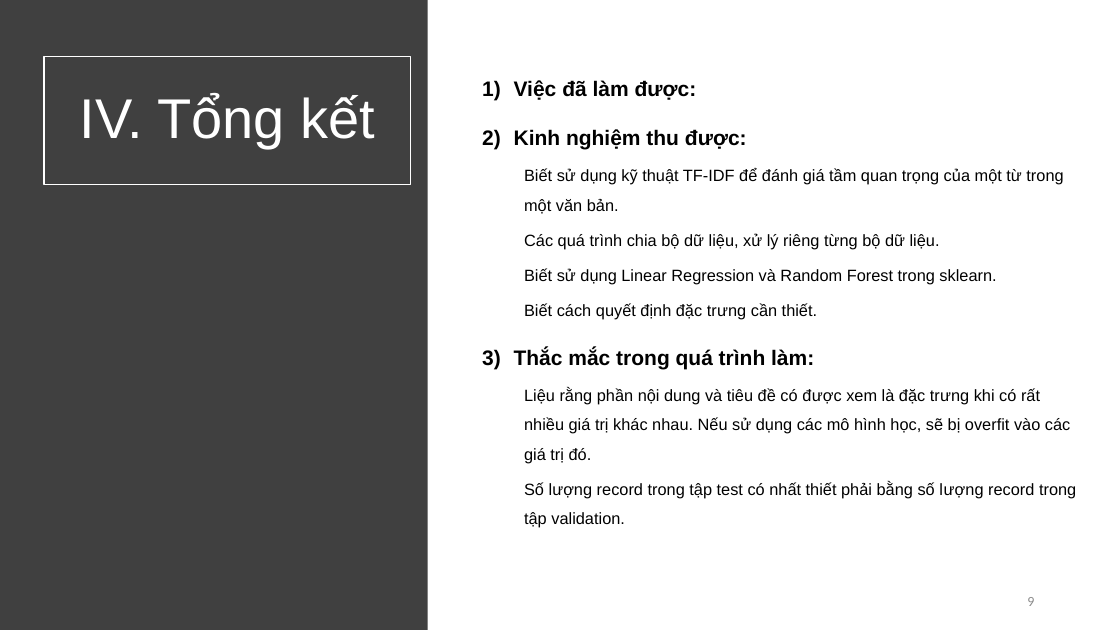
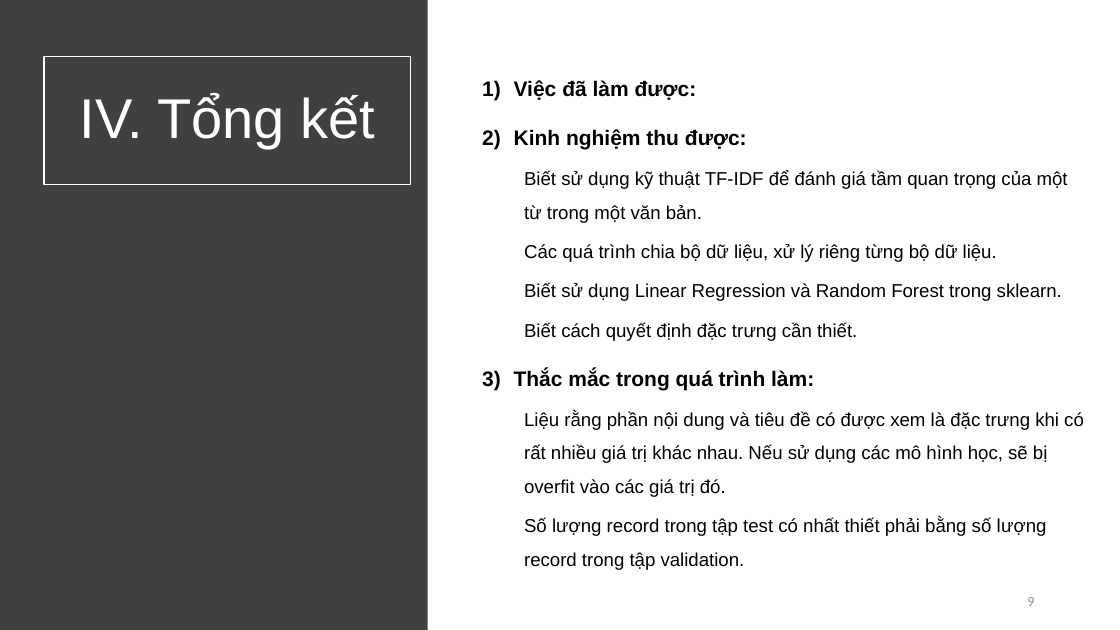
Before and after one commit to vietph34/DS_Final_project, a slide deck: slide 9 of doc/report.pptx. Drawn at 1120x630 pixels with LibreOffice and Linux fonts; fonts in the diff are those of the drawing. Boxes give left, top, right and bottom in pixels: in the first picture for what was removed or moved away, otherwise in the second. Text is boxed around its words. In the diff, an @@ line names an element or a change of style, - is before the commit and + after.

```diff
--- a/doc/report.pptx
+++ b/doc/report.pptx
@@ text at [524,171,1084,570]: size 14 to 16 pt in "Biết sử dụng kỹ thuật TF-IDF để ...", "Các quá trình chia bộ dữ liệu, ...", "Biết sử dụng Linear Regression và Random ...", "Biết cách quyết định đặc trưng cần ..." and 2 more places @@
```
Also in this commit, not shown: 1 other slide changed.
